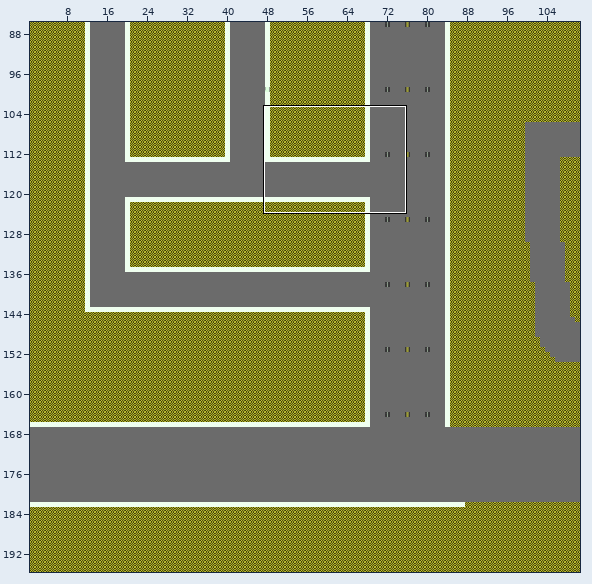
Tiled map: Assets/Graphics/Maps/Central/CentralDistrict.tmx. Above: a wide view before the commit, with the close-up outlined.
Close-up. Before the commit:
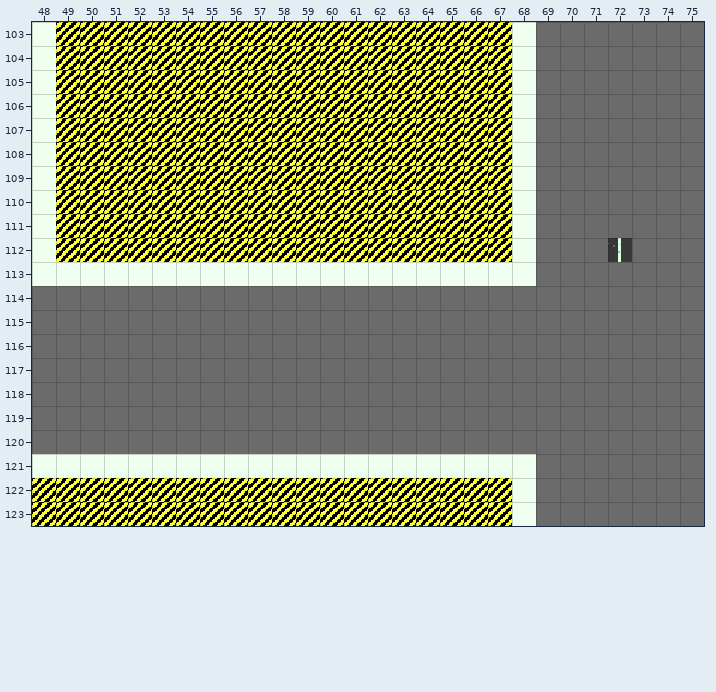
Cells are 16x16 px. Shown: x 48..75, y 103..123. The commit also changed other parts of the map, which this record leaves out.
The result:
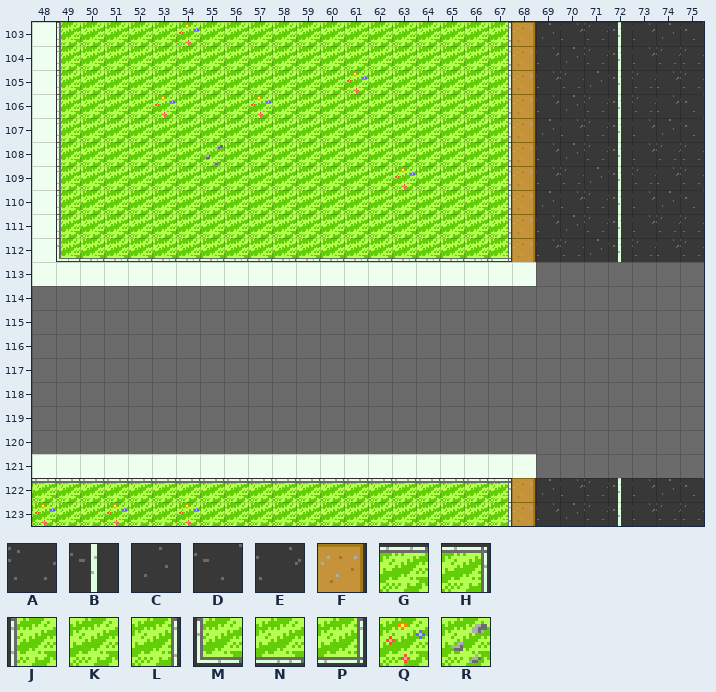
Key: from "RoadSidewalk": A 0, B 2, C 9, D 18, E 27, F 46; from "UrbanGreenspace": G 1, H 2, J 5, K 6, L 7, M 10, N 11, P 12, Q 13, R 14.
_ is an empty cell, . an unchanged one.
Tiles of an added or newly shown layer are drawn over the layers below it.
What changed:
--- layer "Graphics/BG" (added)
@@ x 49..75 @@
-103 ___________________________
-104 ___________________________
-105 ___________________________
-106 ___________________________
-107 ___________________________
-108 ___________________________
-109 ___________________________
-110 ___________________________
-111 ___________________________
-112 _______________________.___
+103 JKKKKQKKKKKKKKKKKKLFCEABECD
+104 JKKKKKKKKKKKKKKKKKLFECABEAA
+105 JKKKKKKKKKKKQKKKKKLFEACBAEA
+106 JKKKQKKKQKKKKKKKKKLFECABAED
+107 JKKKKKKKKKKKKKKKKKLFCEABECD
+108 JKKKKKRKKKKKKKKKKKLFECABEAA
+109 JKKKKKKKKKKKKKQKKKLFEACBAEA
+110 JKKKKKKKKKKKKKKKKKLFCEABECD
+111 JKKKKKKKKKKKKKKKKKLFECABEAA
+112 MNNNNNNNNNNNNNNNNNPFEAC.AEA
@@ x 48..75 @@
-122 ____________________________
-123 ____________________________
+122 GGGGGGGGGGGGGGGGGGGHFCEABECD
+123 QKKQKKQKKKKKKKKKKKKLFECABEAA
Pixel boxes of the changes (left, top, right, bottom) in both close-ups:
added: (56, 22, 704, 262)
added: (32, 478, 704, 526)
